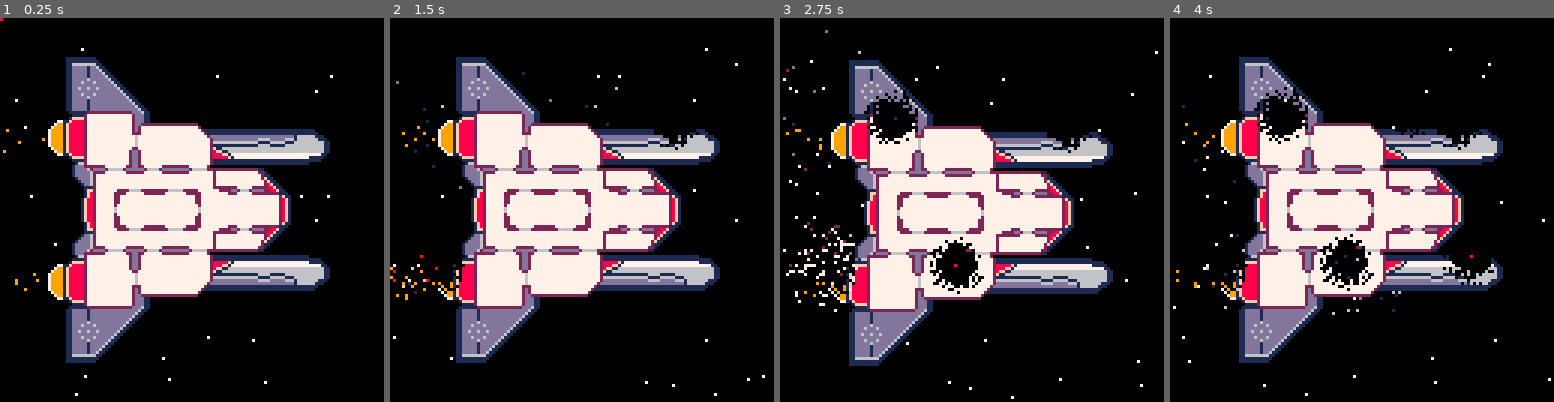
Above: before the commit, frames 1-4 (left to right).
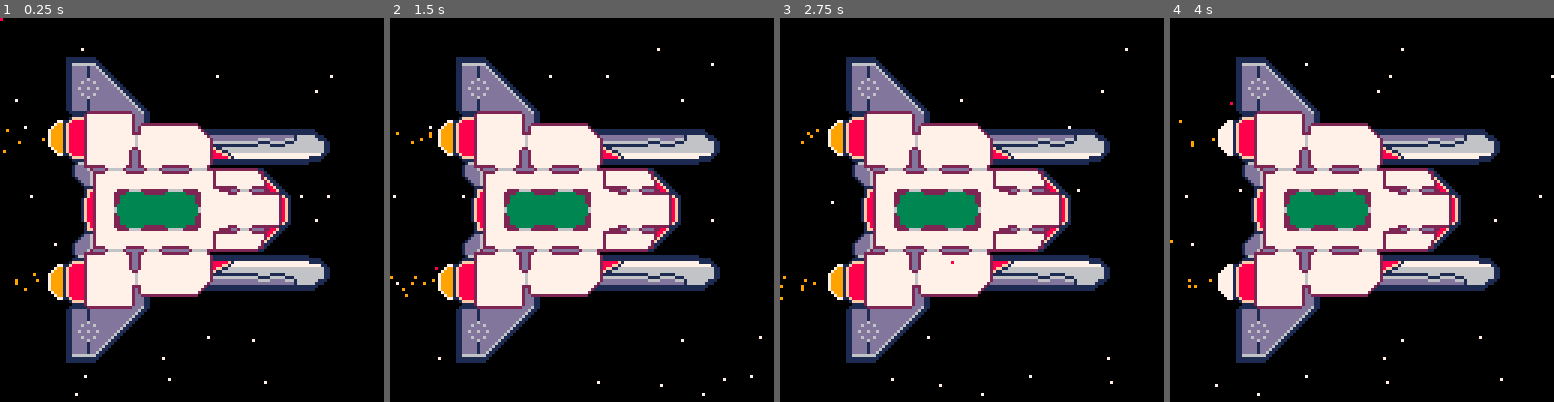
Above: after the commit, the same moments.

Repository: kiiro94/GGJ2020
Game: PICO-8 cartridge ggj2020.p8
The game is run twice, just before and just after one commit, with the same random seed, the same clock (stepped at 60 frames per second) and the same inputs.
Inputs (mouse positions are in pixels of both pictures, inside the frame that each line leads up to):
- Up to frame 1 (0.25 s): no input
- Up to frame 2 (1.5 s): tap X (X key) at 0.33, 1.07 s; click (670, 121) at 0.67 s; click (436, 267) at 1.22 s
- Up to frame 3 (2.75 s): click (887, 114) at 1.77 s; tap X (X key) at 1.85 s; click (952, 259) at 2.32 s
- Up to frame 4 (4 s): click (1404, 106) at 2.87 s; tap X (X key) at 2.97 s; click (1465, 256) at 3.42 s; click (1231, 102) at 3.97 s

The runs differ from the first frame. In frame 1, 1.7% of the frame differs, in the area x 30-52%, y 45-55%; in frame 2, 2.9%; in frame 3, 17%, in the area x 0-99%, y 3-100%; in frame 4, 12%.

Commit message:
dumb bots;

Diff:
--- a/ggj2020.p8
+++ b/ggj2020.p8
@@ -26,6 +26,10 @@
 		 p.s = 0
        createParticle(p.x, p.y, p.c)
 	  end
+   end
+
+   for b in all(bots) do
+      b.wait = false
    end
 
    shake.t = 21
@@ -61,6 +65,8 @@
 function drawPoint(p)
    if p.s==1 then
 	   pset(p.x, p.y, p.c)
+   --elseif p.s==2 then
+      --pset(p.x, p.y, 14)
    end
 end
 
@@ -152,6 +158,60 @@
    end
 end
 
+
+function createBots()
+   if #bots < 20 and pget(mx-1, my) == 3 then
+      add(bots, {x = mx, y = my, s = rnd(0.5) + 1, t = nil, wait = false})
+      add(bots, {x = mx, y = my, s = rnd(0.5) + 1, t = nil, wait = false})
+   end
+end
+
+function searchTarget(b)
+   pivot = flr(rnd(5208))
+   for i=pivot,5207 do
+      if data[i].s == 0 then
+         data[i].s = 2
+         return { x = data[i].x, y = data[i].y }
+      end
+   end
+   for i=1,pivot do
+      if data[i].s == 0 then
+         data[i].s = 2
+         return { x = data[i].x, y = data[i].y }
+      end
+   end
+
+   b.wait = true
+   return nil
+end
+
+
+function moveBots()
+   for b in all(bots) do
+      if b.t == nil and not b.wait then
+         b.t = searchTarget(b)
+      end
+
+
+      if (b.t != nil) then
+         if b.x < b.t.x then b.x += b.s
+         elseif b.x > b.t.x then b.x -= b.s end
+         if b.y < b.t.y then b.y += b.s
+         elseif b.y > b.t.y then b.y -= b.s end
+
+         dist = sqrt((b.x - b.t.x)^2 + (b.y - b.t.y)^2)
+         if (dist < 2) then
+            for p in all(data) do
+               if (b.t.x == p.x and b.t.y == p.y) do
+                  p.s = 1
+                  del(bots, b)
+               end
+            end
+         end
+      end
+   end
+end
+
 --------------------------------
 
 
@@ -170,14 +230,20 @@
    stars = createStars()
 
    shake = { x = 0, y = 0, t = 0}
+
+   bots = {}
 end
 
 
 function mouseLeft()
-	destroyPoint(mx, my)
+   createBots()
 end
 
 function mouseRight()
+   destroyPoint(mx, my)
+end
+
+function mouseMiddle()
    recreateEveryPoint()
 end
 
@@ -195,8 +261,10 @@
 		mb = stat(34)
 		if mb==1 then
 		   mouseLeft()
-		elseif mb==2 then
+      elseif mb==2 then
          mouseRight()
+      elseif mb==4 then
+         mouseMiddle()
       end
 	end
 	mb = stat(34)
@@ -206,6 +274,8 @@
    animateParticles()
    animateStars()
    createBoosterParticles()
+
+   moveBots()
 end
 
 
@@ -227,6 +297,11 @@
 	  print("mx: " .. mx, 0, 32, 8)
 	  print("my: " .. my, 0, 40, 8)
 	  print("mb: " .. mb, 0, 48, 8)
+     print("ship pixels: " .. #data, 0, 56, 8)
+   end
+
+   for b in all(bots) do
+      pset(b.x, b.y, 11)
    end
 end
 
@@ -293,18 +368,18 @@
 000000000000000000000000000000000001dd627777777777777777777777777777777777777772777777777777777728f11000000000000000000000000000
 000000000000000000000000000000000000111277777777777777777777777777777777777777722222222777772222288f1100000000000000000000000000
 0000000000000000000000000000000000001ff2777777722226666222222222666662222277777772222dd26662dddd2288f110000000000000000000000000
-0000000000000000000000000000000000001f827777772222777777222222277777772222277777777722277777222222222111000000000000000000000000
-0000000000000000000000000000000000001f8277777722777777777777777777777777722777777777777777777777777772f1100000000000000000000000
-000000000000000000000000000000000001f882777777227777777777777777777777777227777777777777777777777777728f100000000000000000000000
-000000000000000000000000000000000001f882777777227777777777777777777777777227777777777777777777777777728f100000000000000000000000
-000000000000000000000000000000000001f882777777277777777777777777777777777727777777777777777777777777728f100000000000000000000000
-000000000000000000000000000000000001f882777777677777777777777777777777777767777777777777777777777777728f100000000000000000000000
-000000000000000000000000000000000001f882777777677777777777777777777777777767777777777777777777777777728f100000000000000000000000
-000000000000000000000000000000000001f882777777277777777777777777777777777727777777777777777777777777728f100000000000000000000000
-000000000000000000000000000000000001f882777777227777777777777777777777777227777777777777777777777777728f100000000000000000000000
-000000000000000000000000000000000001f882777777227777777777777777777777777227777777777777777777777777728f100000000000000000000000
-0000000000000000000000000000000000001f8277777722777777777777777777777777722777777777777777777777777772f1100000000000000000000000
-0000000000000000000000000000000000001f827777772222777777222222277777772222277777777722277777222222222111000000000000000000000000
+0000000000000000000000000000000000001f827777772222333333222222233333332222277777777722277777222222222111000000000000000000000000
+0000000000000000000000000000000000001f8277777722333333333333333333333333322777777777777777777777777772f1100000000000000000000000
+000000000000000000000000000000000001f882777777223333333333333333333333333227777777777777777777777777728f100000000000000000000000
+000000000000000000000000000000000001f882777777223333333333333333333333333227777777777777777777777777728f100000000000000000000000
+000000000000000000000000000000000001f882777777233333333333333333333333333327777777777777777777777777728f100000000000000000000000
+000000000000000000000000000000000001f882777777633333333333333333333333333367777777777777777777777777728f100000000000000000000000
+000000000000000000000000000000000001f882777777633333333333333333333333333367777777777777777777777777728f100000000000000000000000
+000000000000000000000000000000000001f882777777233333333333333333333333333327777777777777777777777777728f100000000000000000000000
+000000000000000000000000000000000001f882777777223333333333333333333333333227777777777777777777777777728f100000000000000000000000
+000000000000000000000000000000000001f882777777223333333333333333333333333227777777777777777777777777728f100000000000000000000000
+0000000000000000000000000000000000001f8277777722333333333333333333333333322777777777777777777777777772f1100000000000000000000000
+0000000000000000000000000000000000001f827777772222333333222222233333332222277777777722277777222222222111000000000000000000000000
 0000000000000000000000000000000000001ff2777777722226666222222222666662222277777772222dd26662dddd2288f110000000000000000000000000
 000000000000000000000000000000000000111277777777777777777777777777777777777777722222222777772222288f1100000000000000000000000000
 000000000000000000000000000000000001dd627777777777777777777777777777777777777772777777777777777728f11000000000000000000000000000
